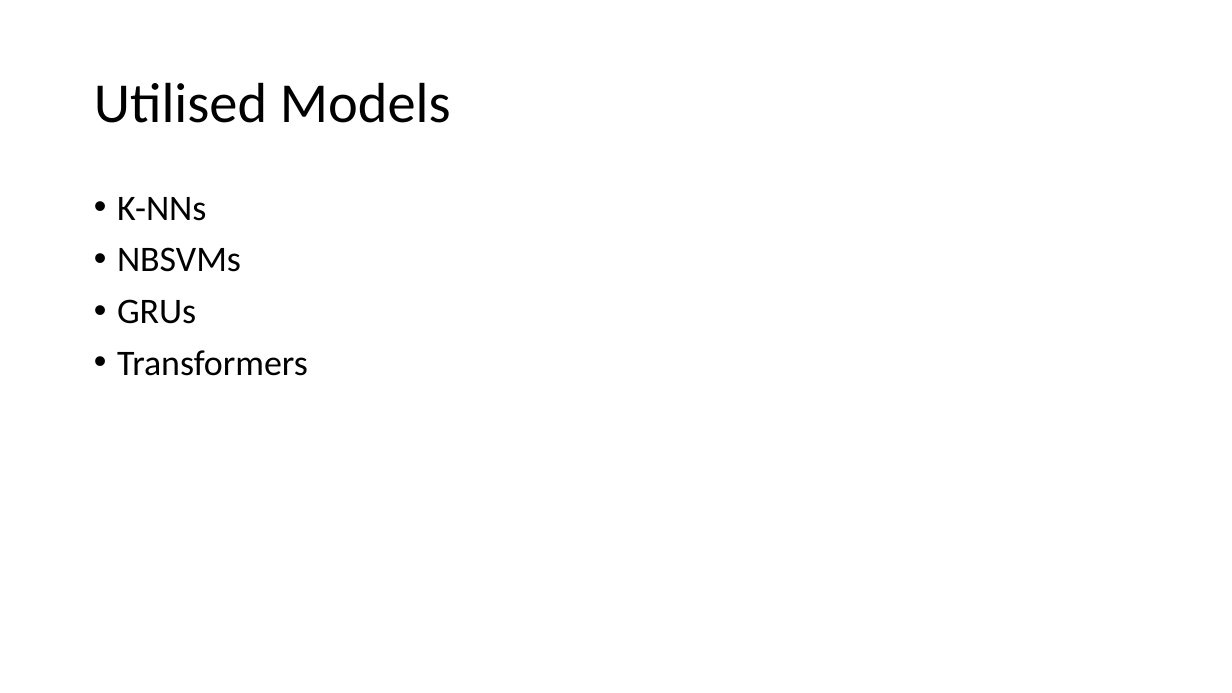
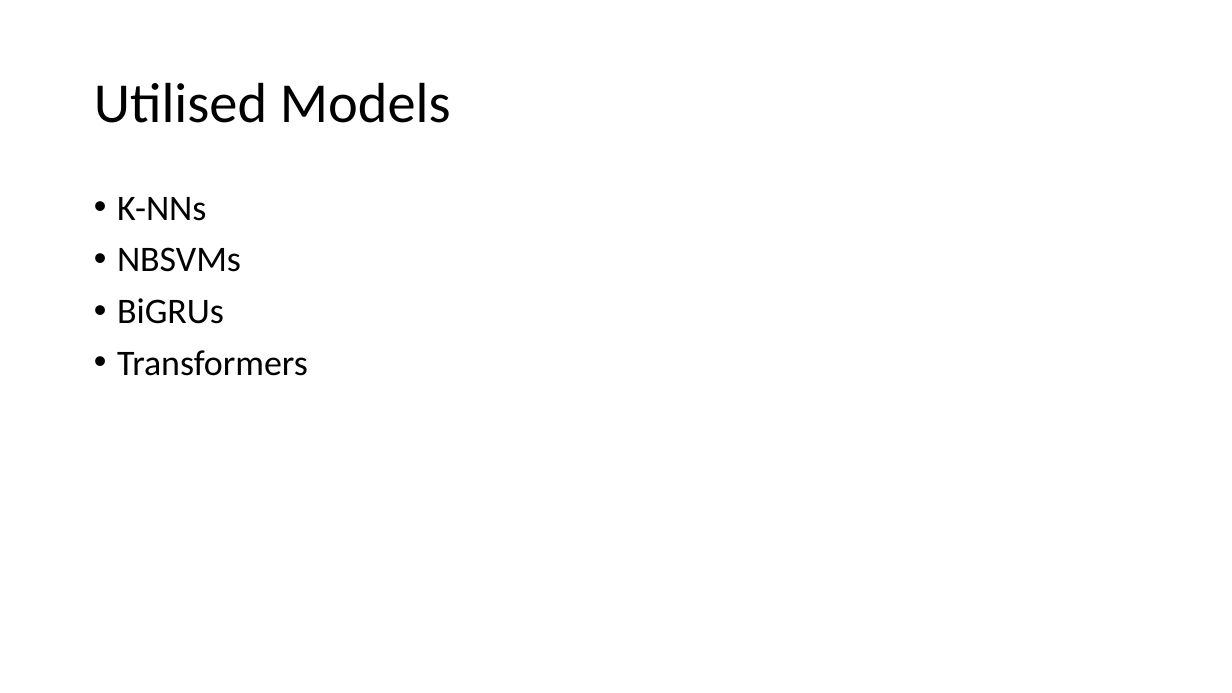
Before and after one commit to JeetendraJoshi/final_year_project, a slide deck: slide 5 of FYP Presentation.pptx. Drawn at 1232x693 pixels with LibreOffice and Linux fonts; fonts in the diff are those of the drawing. Boxes give left, top, right and bottom in pixels: in the first picture for what was removed or moved away, otherwise in the second. Text is boxed around its words. In the diff, an @@ line names an element or a change of style, - is before the commit and + after.

```diff
--- a/FYP Presentation.pptx
+++ b/FYP Presentation.pptx
@@ text at bbox=[117, 298, 224, 324]: text changed @@
-• GRUs
+• BiGRUs
```
Also in this commit, not shown: 7 other slides changed, 1 other file.
